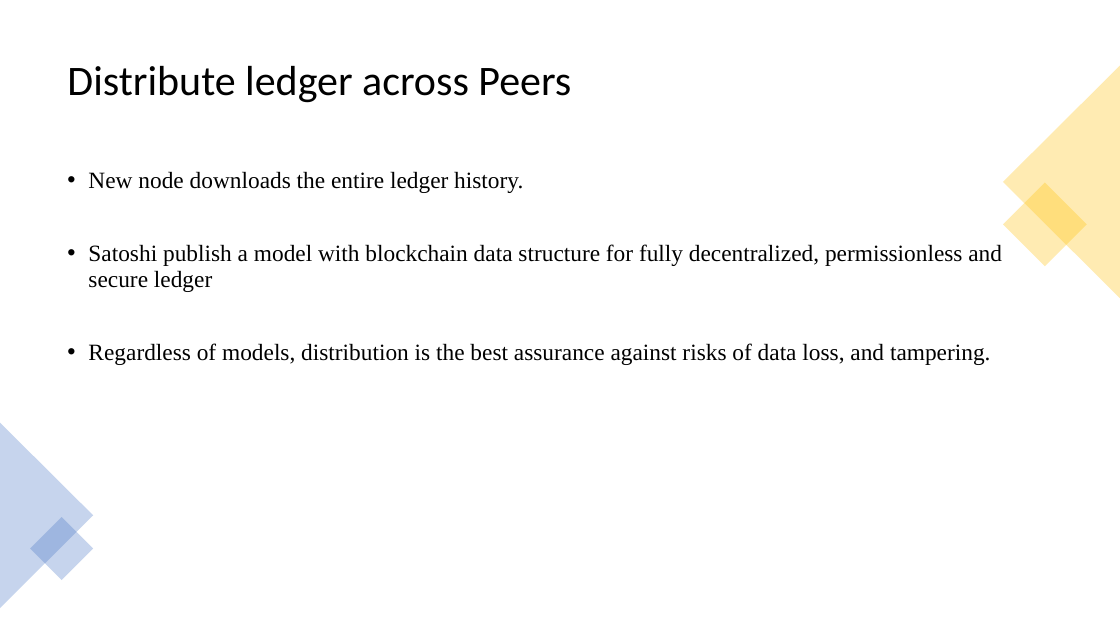
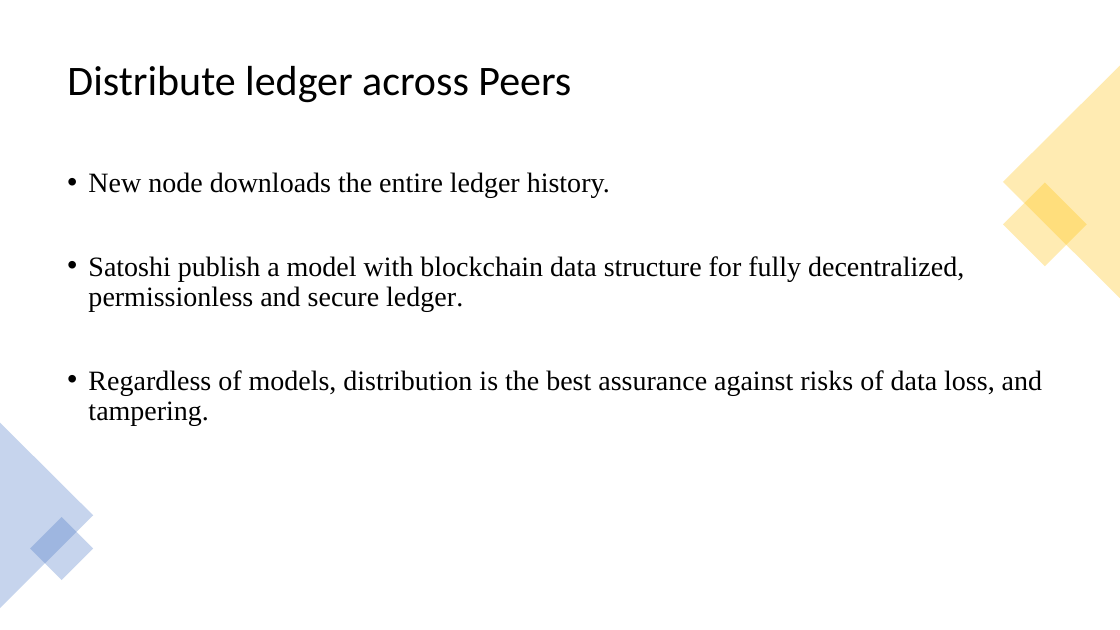
Before and after one commit to hikasenworkspace/stock_study, a slide deck: slide 10 of blockchain/bitcoin.pptx (slide 7 before the commit). Drawn at 1120x630 pixels with LibreOffice and Linux fonts; fonts in the diff are those of the drawing. Boxes give left, top, right and bottom in pixels: in the first picture for what was removed or moved away, otherwise in the second. Text is boxed around its words. In the diff, an @@ line names an element or a change of style, - is before the commit and + after.

```diff
--- a/blockchain/bitcoin.pptx
+++ b/blockchain/bitcoin.pptx
@@ text at bbox=[88, 172, 1042, 425]: size 20 to 24 pt in "New node downloads the entire ledger history.", "Regardless of models, distribution is the best ..." @@
@@ text at bbox=[88, 256, 964, 311]: text changed; size 20 to 24 pt @@
-• Satoshi publish a model with blockchain data structure for fully decentralized, permissionless and secure ledger
+• Satoshi publish a model with blockchain data structure for fully decentralized, permissionless and secure ledger.
```
Also in this commit, not shown: 9 other slides changed, 3 slides added.
